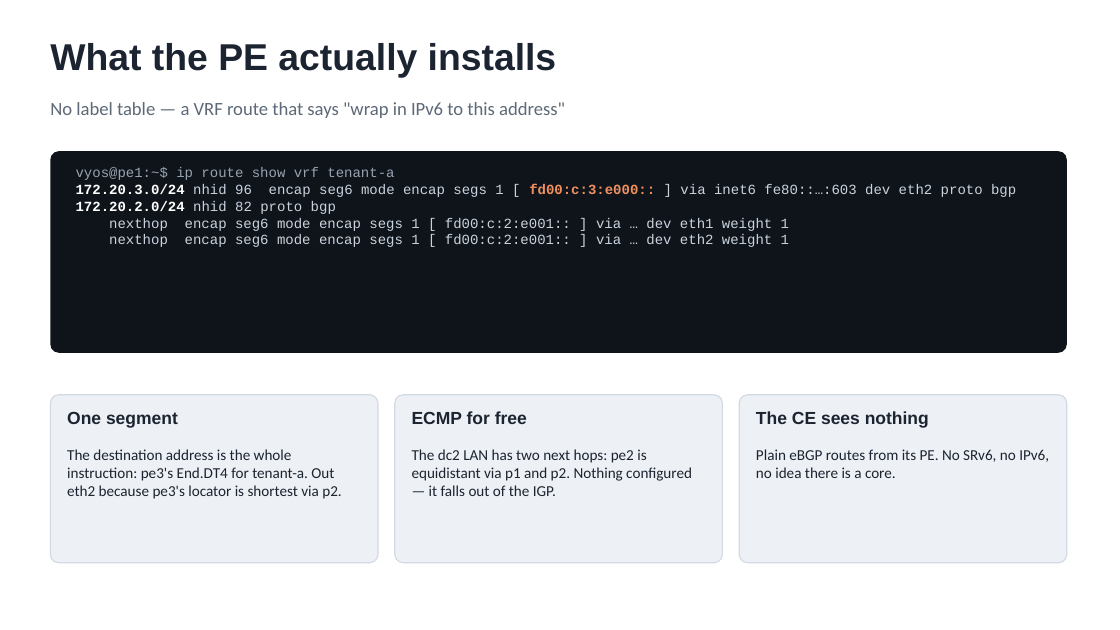
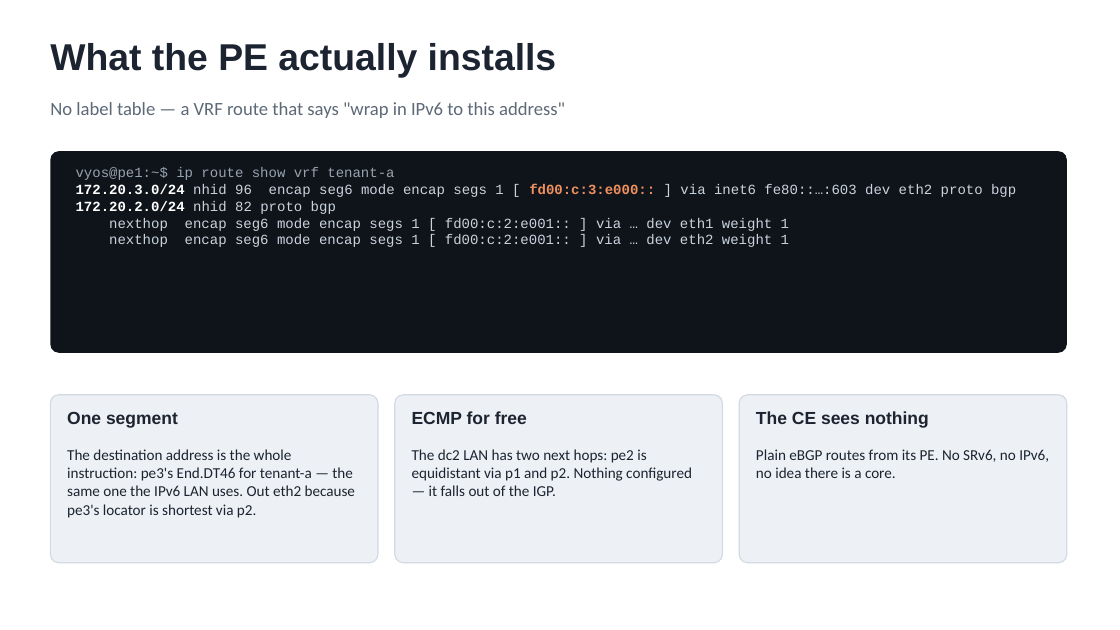
Before and after one commit to dcantor/srv6-core, a slide deck: slide 7 of docs/session/slides.pptx. Drawn at 1120x630 pixels with LibreOffice and Linux fonts; fonts in the diff are those of the drawing. Boxes give left, top, right and bottom in pixels: in the first picture for what was removed or moved away, otherwise in the second. Text is boxed around its words. In the diff, an @@ line names an element or a change of style, - is before the commit and + after.

```diff
--- a/docs/session/slides.pptx
+++ b/docs/session/slides.pptx
@@ text at [67, 449, 355, 518]: text changed @@
-The destination address is the whole instruction: pe3's End.DT4 for tenant-a. Out eth2 because pe3's locator is shortest via p2.
+The destination address is the whole instruction: pe3's End.DT46 for tenant-a — the same one the IPv6 LAN uses. Out eth2 because pe3's locator is shortest via p2.
```
Also in this commit, not shown: 8 other slides changed, 43 other files.
